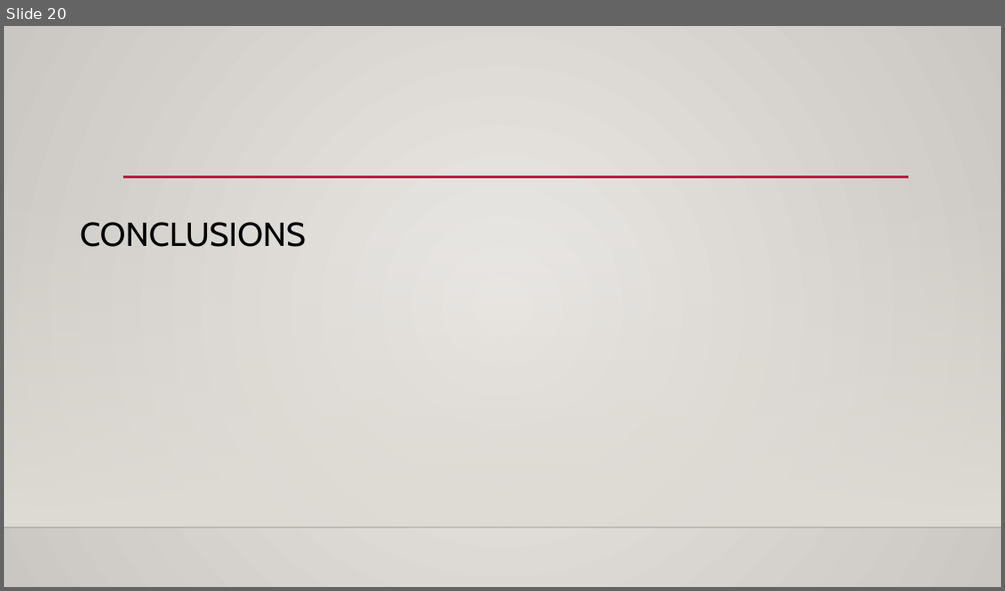
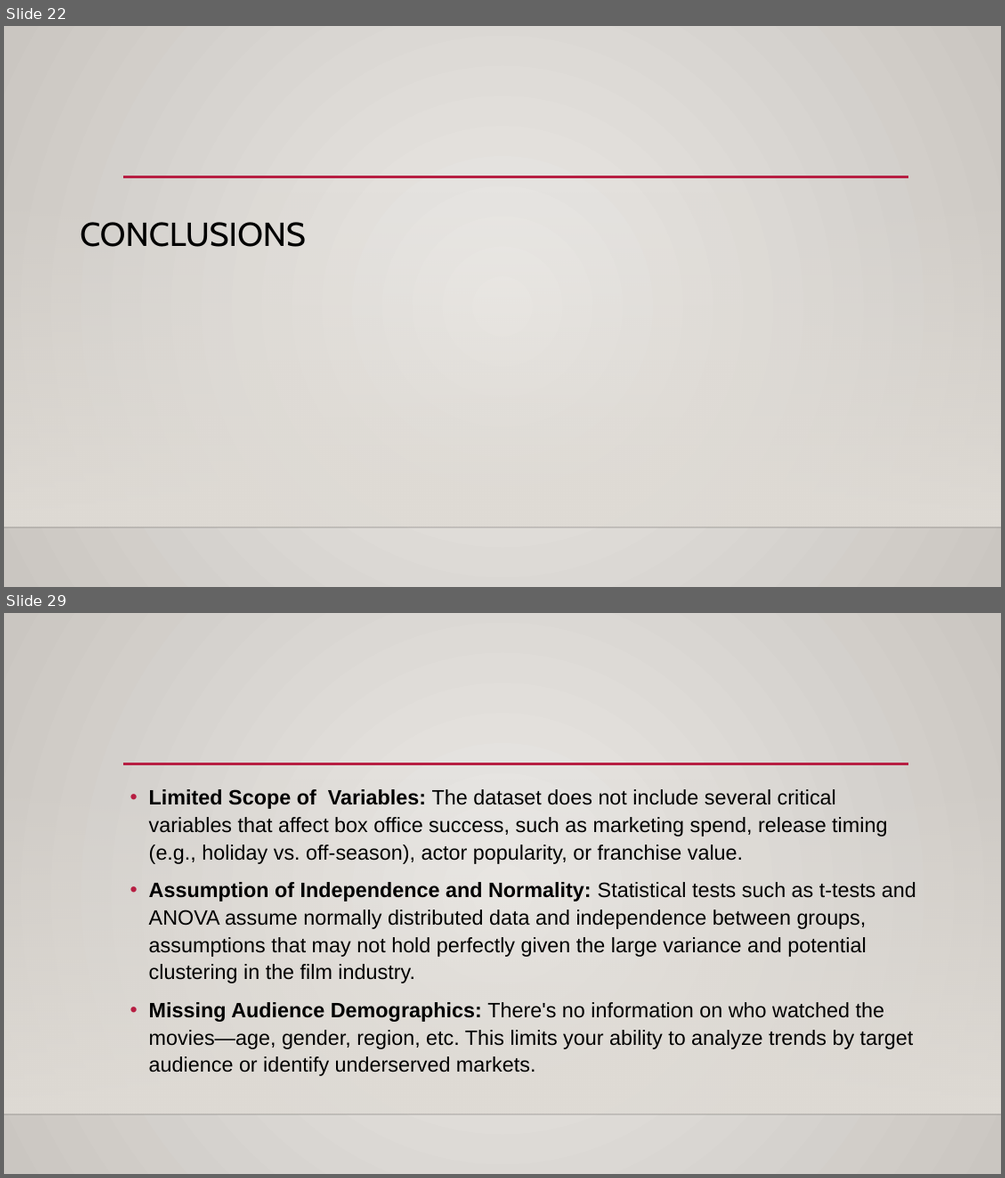
Before and after one commit to Abond1234/Dsc-Phase-2-project-2025, a slide deck: movie studio project.pptx. Shown one above the other, each under a label of ours: slide 20 before the commit, slides 22 and 29 after it; the slides between them are not shown. The pictures are 1005x591 and 1005x1178 pixels, drawn with LibreOffice and Linux fonts; fonts in the diff are those of the drawing; background and template pictures are left out. Boxes give left, top, right and bottom in pixels: in the first picture for what was removed or moved away, otherwise in the second. Text is boxed around its words. In the diff, an @@ line names an element or a change of style, - is before the commit and + after.

Commit message:
Update movie studio project presentation

```diff
--- a/movie studio project.pptx
+++ b/movie studio project.pptx
@@ slide 29 added at (x1=4, y1=613, x2=1001, y2=1174), background gradient #ECEAE7 to #CAC7C1; not listed: 3 template elements that a slide beside it also shows @@
@@ text added at (x1=149, y1=789, x2=916, y2=1076), 20 pt, text #000000 @@
+• Limited Scope of Variables: The dataset does not include several critical variables that affect box office success, such as marketing spend, release timing (e.g., holiday vs. off-season), actor popularity, or franchise value.
+• Assumption of Independence and Normality: Statistical tests such as t-tests and ANOVA assume normally distributed data and independence between groups, assumptions that may not hold perfectly given the large variance and potential clustering in the film industry.
+• Missing Audience Demographics: There's no information on who watched the movies—age, gender, region, etc. This limits your ability to analyze trends by target audience or identify underserved markets.
@@ what was slide 20 is now slide 22 @@
```
Also in this commit, not shown: 12 slides changed, 8 other slides added, 2 slides removed.
